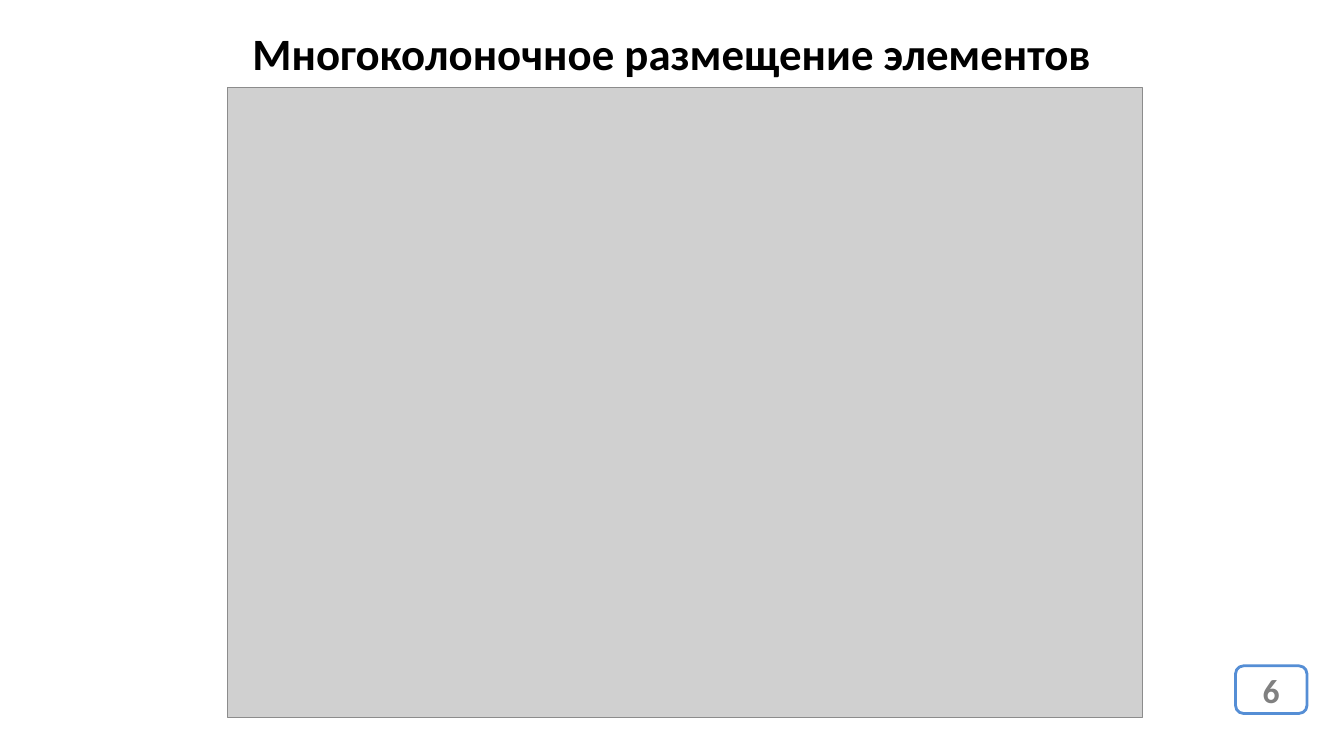
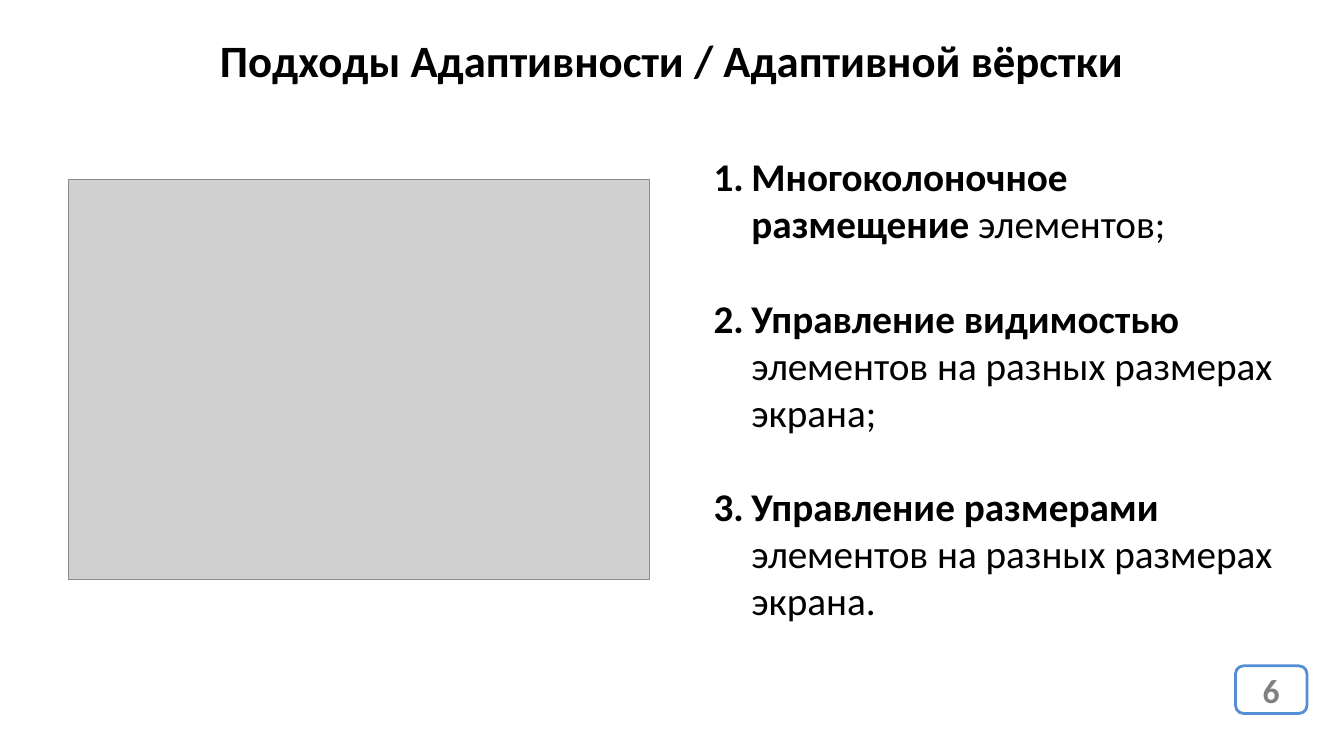
Before and after one commit to web33-ortdnipro/lesson12, a slide deck: slide 6 of lesson12.pptx. Drawn at 1344x756 pixels with LibreOffice and Linux fonts; fonts in the diff are those of the drawing; grey boxes stand for pictures. Boxes give left, top, right and bottom in pixels: in the first picture for what was removed or moved away, otherwise in the second. Text is boxed around its words. In the diff, an @@ line names an element or a change of style, - is before the commit and + after.

```diff
--- a/lesson12.pptx
+++ b/lesson12.pptx
@@ text at bbox=[220, 46, 1123, 85]: text changed @@
-Многоколоночное размещение элементов
+Подходы Адаптивности / Адаптивной вёрстки
@@ picture: place and size @@
-picture at bbox=[228, 88, 1143, 717]
+picture at bbox=[69, 179, 650, 579]
@@ text added at bbox=[751, 165, 1272, 622], 28 pt, text #000000 @@
+1. Многоколоночное размещение элементов;
+2. Управление видимостью элементов на разных размерах экрана;
+3. Управление размерами элементов на разных размерах экрана.
```
Also in this commit, not shown: 1 other file.
